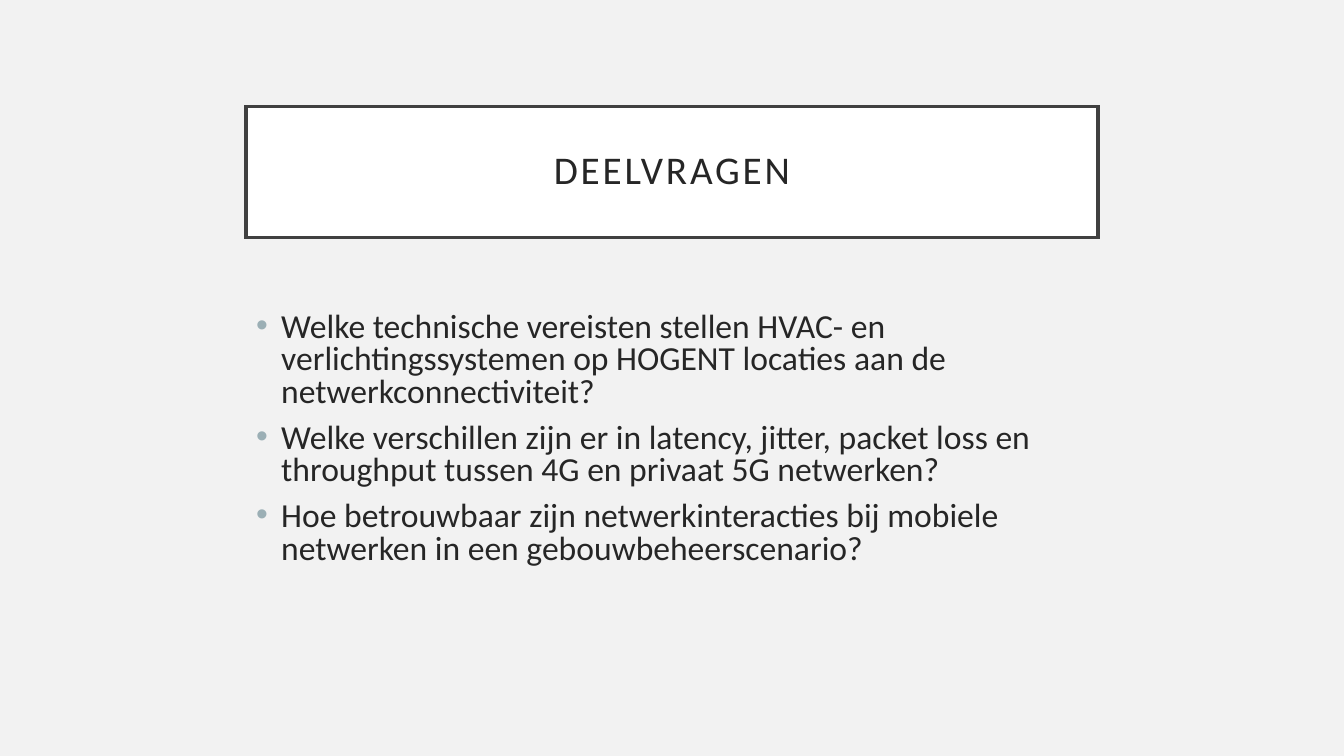
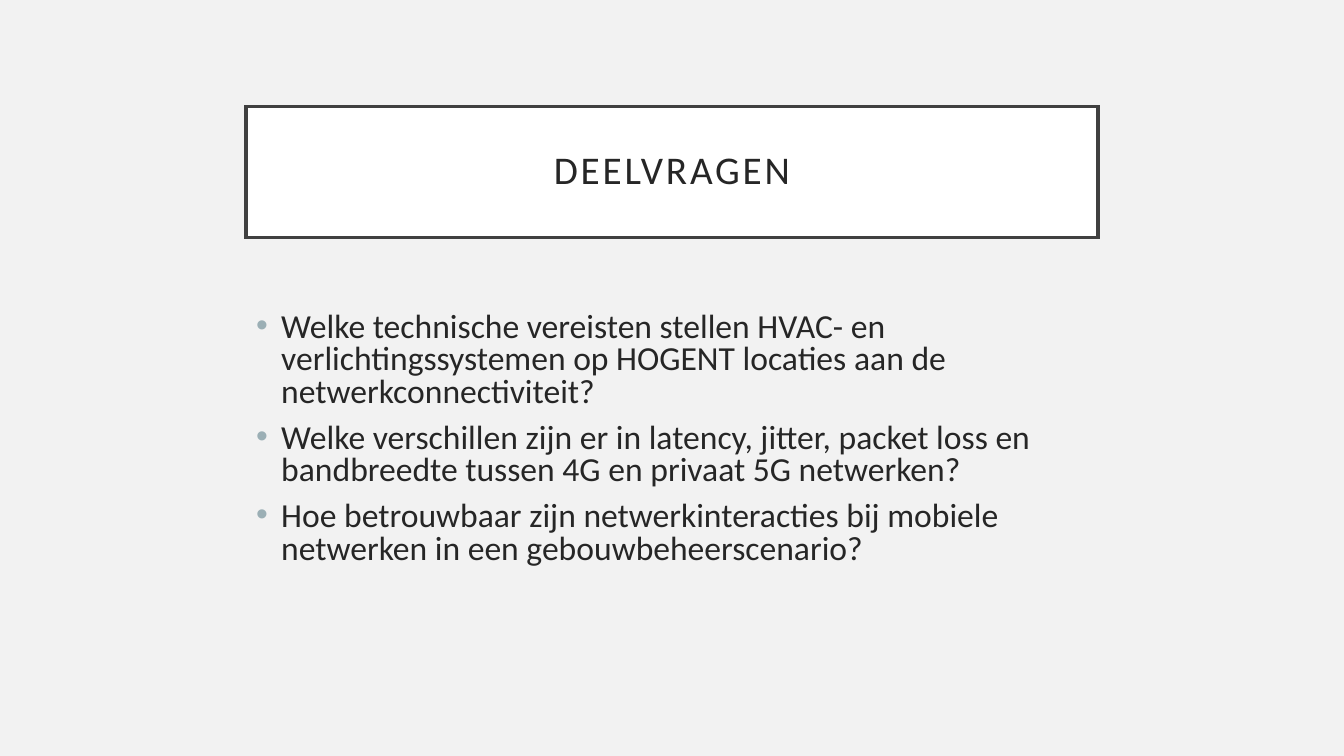
Before and after one commit to JanDeSomviele/Bachelorproef2025, a slide deck: slide 5 of Bachelorproef2025JanDeSomviele.odp. Drawn at 1344x756 pixels with LibreOffice and Linux fonts; fonts in the diff are those of the drawing. Boxes give left, top, right and bottom in pixels: in the first picture for what was removed or moved away, otherwise in the second. Text is boxed around its words. In the diff, an @@ line names an element or a change of style, - is before the commit and + after.

```diff
--- a/Bachelorproef2025JanDeSomviele.odp
+++ b/Bachelorproef2025JanDeSomviele.odp
@@ text at (x1=281, y1=425, x2=1030, y2=487): text changed @@
-• Welke verschillen zijn er in latency, jitter, packet loss en throughput tussen 4G en privaat 5G netwerken?
+• Welke verschillen zijn er in latency, jitter, packet loss en bandbreedte tussen 4G en privaat 5G netwerken?
```
Also in this commit, not shown: 8 other slides changed, 1 other file.
